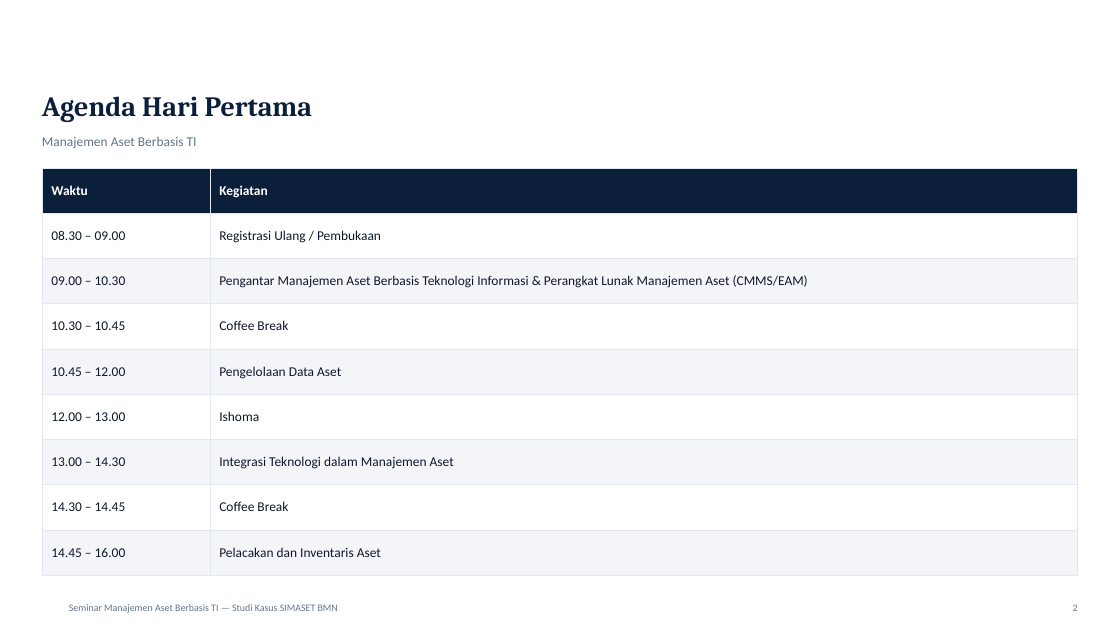
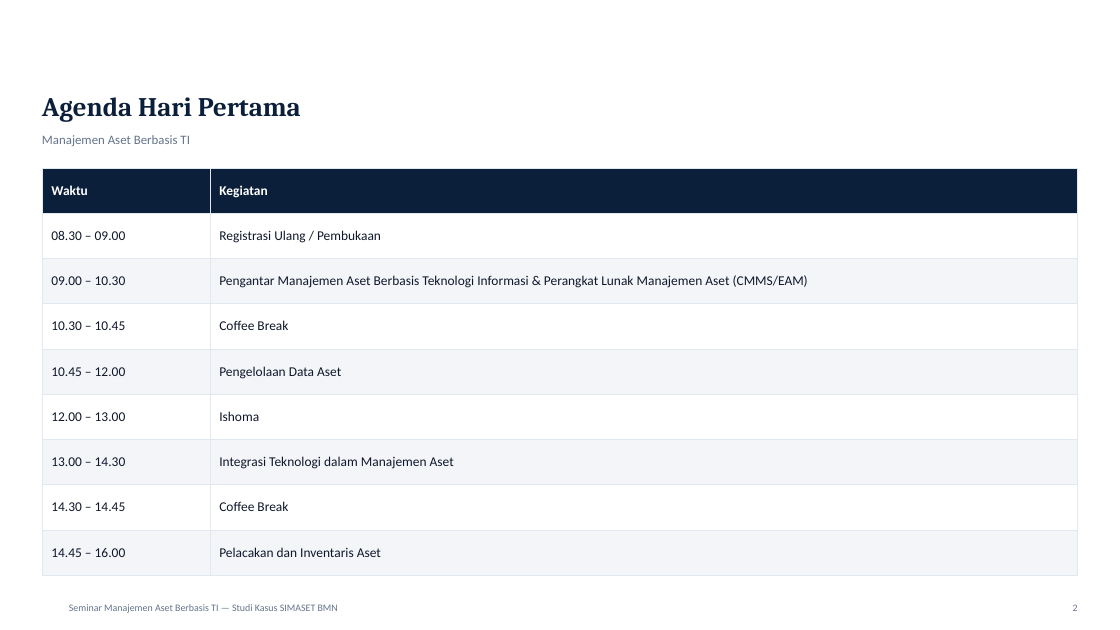
Before and after one commit to DrOsmond-STU/asetmanajemen, a slide deck: slide 3 of docs/SIMASET-BMN-Materi-Seminar.pptx. Drawn at 1120x630 pixels with LibreOffice and Linux fonts; fonts in the diff are those of the drawing; background and template pictures are left out. Boxes give left, top, right and bottom in pixels: in the first picture for what was removed or moved away, otherwise in the second. Text is boxed around its words. In the diff, an @@ line names an element or a change of style, - is before the commit and + after.

```diff
--- a/docs/SIMASET-BMN-Materi-Seminar.pptx
+++ b/docs/SIMASET-BMN-Materi-Seminar.pptx
@@ text "Agenda Hari Pertama" at (x1=42, y1=97, x2=301, y2=122): size 24 to 23 pt @@
@@ text "Manajemen Aset Berbasis TI" at (x1=42, y1=135, x2=189, y2=146): size 11.5 to 11 pt @@
```
Also in this commit, not shown: 15 other slides changed, 11 slides added.
